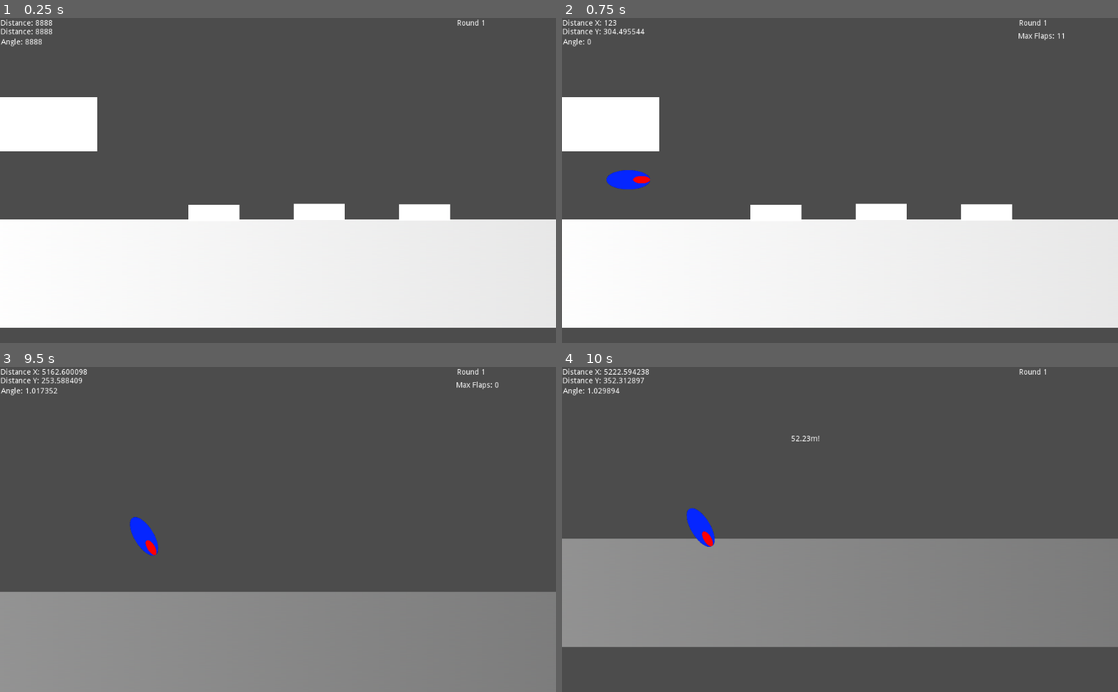
Above: before the commit, frames 1-4 (two rows, left to right).
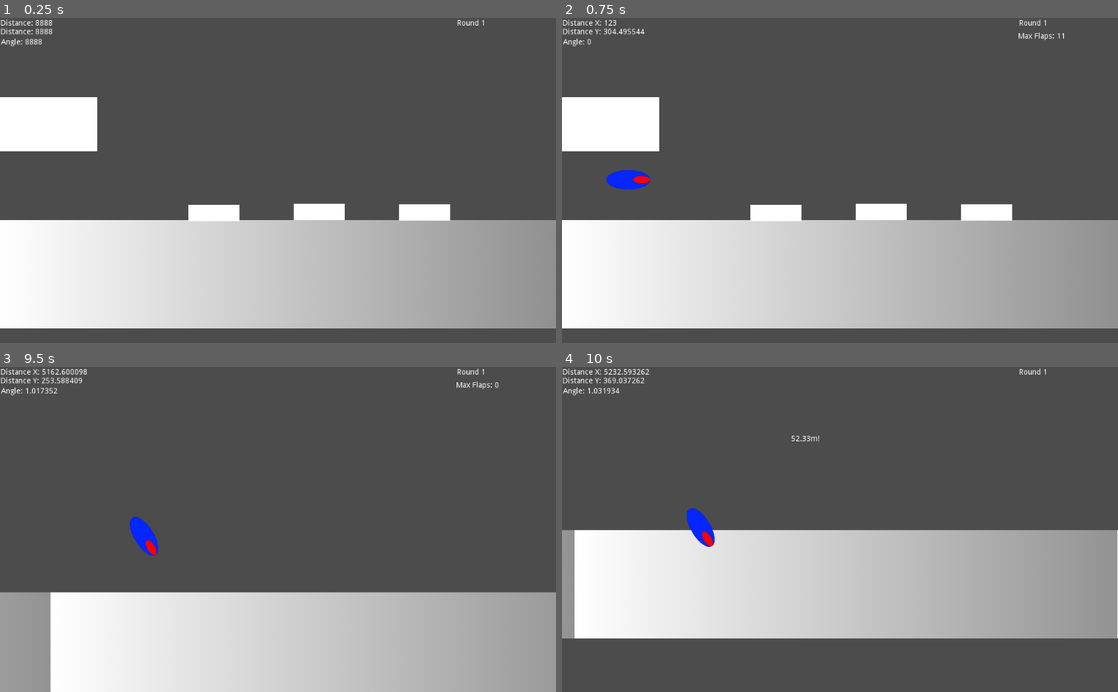
Above: after the commit, the same moments.

Repository: juteh/icarus
Game: Godot game, scene res://nodes/World.tscn
The game is run twice, just before and just after one commit, with the same random seed, the same clock (stepped at 60 frames per second) and the same inputs.
Inputs:
- Up to frame 1 (0.25 s): no input
- Up to frame 2 (0.75 s): tap Enter (ui_accept) at 0.5, 0.6 s
- Up to frame 3 (9.5 s): tap Enter (ui_accept) at 0.77, 1.07, 1.35, 1.52, 1.82, 2.1, 2.85, 3.02, 3.32, 3.6, 3.77, 4.07, 4.35, 4.52, 4.82, 5.1, 5.85, 6.02, 6.32, 6.6, 6.77, 7.07, 7.35, 7.52, 7.82, 8.1, 8.85, 9.02, 9.32 s
- Up to frame 4 (10 s): tap Enter (ui_accept) at 9.6, 9.77 s

The runs differ from the first frame. In frame 1, 24% of the frame differs, in the area x 0-100%, y 61-96%; in frame 2, 24%; in frame 3, 28%; in frame 4, 35%, in the area x 0-100%, y 0-87%.

Commit message:
spawning new ground in progress. Build groundManager

Diff:
--- a/global_scripts/GameStatus.gd
+++ b/global_scripts/GameStatus.gd
@@ -4,7 +4,6 @@
 
 const MAX_ATTEMPTS = 5
 
-var projectileExist = false
 var hasJumped = false
 var isShooted = false
 var isLanded = false
@@ -14,11 +13,11 @@
 var catapult: Area2D = null
 var ground: Area2D = null
 var projectileInstance: Area2D = null
-var spawnPoint: Position2D = null
+var spawnPointProjectile: Position2D = null
 
 func spawnProjectile():
 	projectileInstance = Projectile.instance()
-	projectileInstance.position = spawnPoint.position
+	projectileInstance.position = spawnPointProjectile.position
 	var error_code_1 = catapult.connect("area_entered", projectileInstance, "_on_Catapult_body_entered")
 	var error_code_2 = catapult.connect("area_exited", projectileInstance, "_on_Catapult_body_exited")
 	var error_code_3 = ground.connect("area_entered", projectileInstance, "_on_Ground_body_entered")
@@ -37,12 +36,13 @@
 	projectileResults.append(stepify(projectileInstance.position.x / 100, 0.01))
 	projectileInstance.queue_free()
 	projectileInstance = null
-	projectileExist = false
 	hasJumped = false
 	isShooted = false
 	isLanded = false
 	if (GameStatus.projectileResults.size() == GameStatus.MAX_ATTEMPTS):
-		get_tree().change_scene("res://nodes/ResultScreen/ResultScreen.tscn")
+		var error_change_scene = get_tree().change_scene("res://nodes/ResultScreen/ResultScreen.tscn")
+		if (error_change_scene != 0):
+			print("error_change_scene: ", error_change_scene)
 
 func restart():
 	projectileResults = []
--- a/nodes/Ground/Ground.gd
+++ /dev/null
@@ -1,4 +0,0 @@
-extends Area2D
-
-func _ready():
-	GameStatus.ground = self
--- a/nodes/Ground/Ground.tscn
+++ b/nodes/Ground/Ground.tscn
@@ -1,19 +1,16 @@
-[gd_scene load_steps=4 format=2]
+[gd_scene load_steps=3 format=2]
 
 [ext_resource path="res://ASSETS/rechteck_verlauf.png" type="Texture" id=1]
-[ext_resource path="res://nodes/Ground/Ground.gd" type="Script" id=2]
 
 [sub_resource type="RectangleShape2D" id=2]
-extents = Vector2( 338.75, 101 )
+extents = Vector2( 500.875, 100.5 )
 
 [node name="Ground" type="Area2D"]
-position = Vector2( 4914, 469 )
-script = ExtResource( 2 )
+scale = Vector2( 2, 1 )
 
 [node name="Sprite" type="Sprite" parent="."]
-scale = Vector2( 10, 1 )
 texture = ExtResource( 1 )
 
 [node name="CollisionShape2D" type="CollisionShape2D" parent="."]
-scale = Vector2( 15, 1 )
+position = Vector2( 0, -0.5 )
 shape = SubResource( 2 )
--- /dev/null
+++ b/nodes/GroundManager.gd
@@ -0,0 +1,33 @@
+extends Node2D
+
+var Ground = preload("res://nodes/Ground/Ground.tscn")
+
+onready var camera: Camera2D = get_parent().get_node("Camera2D")
+onready var spawnPointGround: Position2D = $SpawnPointGround
+onready var firstGround: Area2D = $Ground
+# the distance between the new grounds
+var spawnLength: float;
+var listOfGrounds = []
+
+func _ready():
+	GameStatus.ground = firstGround
+	listOfGrounds.append(firstGround)
+	spawnLength = spawnPointGround.global_position.x
+	print(spawnPointGround.position);
+
+func _physics_process(_delta):
+	if ((spawnPointGround.global_position.x - 10.0) < camera.global_position.x && camera.global_position.x < (spawnPointGround.global_position.x + 10.0)):
+		var newGround: Area2D = Ground.instance()
+		newGround.position = Vector2(spawnPointGround.global_position.x + spawnLength, spawnPointGround.position.y)
+		newGround.connect("area_entered", GameStatus.projectileInstance, "_on_Ground_body_entered")
+		newGround.connect("area_exited", GameStatus.projectileInstance, "_on_Ground_body_exited")
+		spawnPointGround.global_position.x = spawnPointGround.global_position.x + spawnLength
+		add_child(newGround)
+		listOfGrounds.append(newGround)
+
+# TODO use remove_grounds to clear the level
+func _remove_grounds():
+	for i in range(1, listOfGrounds.size()):
+		print(listOfGrounds[i]);
+		listOfGrounds[i].destroy
+	listOfGrounds = [firstGround]
--- a/nodes/SpawnPoint.gd
+++ /dev/null
@@ -1,4 +0,0 @@
-extends Position2D
-
-func _ready():
-	GameStatus.spawnPoint = self
--- /dev/null
+++ b/nodes/SpawnPointProjectile.gd
@@ -0,0 +1,4 @@
+extends Position2D
+
+func _ready():
+	GameStatus.spawnPointProjectile = self
--- a/nodes/World.gd
+++ b/nodes/World.gd
@@ -1,7 +1 @@
 extends Node2D
-
-onready var camera: Camera2D = $Camera2D
-
-# TODO spawn items in front of camera
-func _ready():
-	pass
--- a/nodes/World.tscn
+++ b/nodes/World.tscn
@@ -1,20 +1,19 @@
-[gd_scene load_steps=8 format=2]
+[gd_scene load_steps=9 format=2]
 
 [ext_resource path="res://nodes/catapult/Catapult.tscn" type="PackedScene" id=1]
 [ext_resource path="res://nodes/Ground/Ground.tscn" type="PackedScene" id=2]
-[ext_resource path="res://nodes/SpawnPoint.gd" type="Script" id=3]
+[ext_resource path="res://nodes/SpawnPointProjectile.gd" type="Script" id=3]
 [ext_resource path="res://nodes/GameUI/GameUI.tscn" type="PackedScene" id=4]
 [ext_resource path="res://nodes/Items/SpeedItem/SpeedItem.tscn" type="PackedScene" id=5]
 [ext_resource path="res://nodes/Items/JumpBoard/JumpBoard.tscn" type="PackedScene" id=6]
 [ext_resource path="res://nodes/World.gd" type="Script" id=7]
+[ext_resource path="res://nodes/GroundManager.gd" type="Script" id=8]
 
 [node name="World" type="Node2D"]
 position = Vector2( 1, 3 )
 script = ExtResource( 7 )
 
-[node name="Ground" parent="." instance=ExtResource( 2 )]
-
-[node name="SpawnPoint" type="Position2D" parent="."]
+[node name="SpawnPointProjectile" type="Position2D" parent="."]
 position = Vector2( 123, 349 )
 rotation = 1.5708
 script = ExtResource( 3 )
@@ -43,3 +42,13 @@
 
 [node name="SpeedItem2" parent="Items" instance=ExtResource( 5 )]
 position = Vector2( 1162, 262 )
+
+[node name="Grounds" type="Node2D" parent="."]
+position = Vector2( 999, 470 )
+script = ExtResource( 8 )
+
+[node name="Ground" parent="Grounds" instance=ExtResource( 2 )]
+script = null
+
+[node name="SpawnPointGround" type="Position2D" parent="Grounds"]
+rotation = 1.5708
--- a/nodes/catapult/Catapult.gd
+++ b/nodes/catapult/Catapult.gd
@@ -19,10 +19,9 @@
 		winTimer.start()
 
 func _physics_process(_delta) -> void:
-	if (Input.is_action_just_pressed("ui_accept") && !GameStatus.projectileExist):
+	if (Input.is_action_just_pressed("ui_accept") && !GameStatus.projectileInstance):
 		print("SPAWN")
 		GameStatus.spawnProjectile()
-		GameStatus.projectileExist = true
 	elif (Input.is_action_just_pressed("ui_accept") && !GameStatus.hasJumped):
 		print("JUMP")
 		GameStatus.projectileInstance.jump()
@@ -36,6 +35,5 @@
 func _on_WinTimer_timeout():
 	print("RESET")
 	winTimer.stop()
-
 	GameStatus.startNextRound()
 	camera.position = cameraStartPosition
--- a/nodes/projectile/Projectile.gd
+++ b/nodes/projectile/Projectile.gd
@@ -6,7 +6,6 @@
 export var weight: float = 3
 var isCollidingWithCatapult: bool = false
 var velocity = Vector2(0, 0)
-var isOnGround: bool = false
 var impulseAttempts: int = 11
 
 func _process(delta):
@@ -20,7 +19,7 @@
 		rotation = velocity.angle()
 		if (Input.is_action_just_pressed("ui_accept")):
 			impulse()
-	if (isOnGround && velocity.y > 0):
+	if (GameStatus.isLanded && velocity.y > 0):
 		velocity.y = 0
 
 # projectile can make a little impulse to stay in the air longer
@@ -45,19 +44,18 @@
 	velocity.x += 200
 
 func _on_Catapult_body_entered(_body: Area2D) -> void:
-	print("_on_Catapult_body_entered")
+	print("_on_Catapult_body_entered" + _body.name)
 	isCollidingWithCatapult = true
 
 func _on_Catapult_body_exited(_body: Area2D) -> void:
-	print("_on_Catapult_body_exited")
+	print("_on_Catapult_body_exited" + _body.name)
 	isCollidingWithCatapult = false
 
 func _on_Ground_body_entered(_body: Area2D) -> void:
-	print("_on_Ground_body_entered")
-	isOnGround = true
-	if (GameStatus.isShooted):
+	print("_on_Ground_body_entered: " + _body.name)
+	if ("projectile" in _body.name.to_lower()):
 		GameStatus.isLanded = true
 
 func _on_Ground_body_exited(_body: Area2D) -> void:
-	print("_on_Ground_body_exited")
-	isOnGround = false
+	print("_on_Ground_body_exited" + _body.name)
+	GameStatus.isLanded = false
